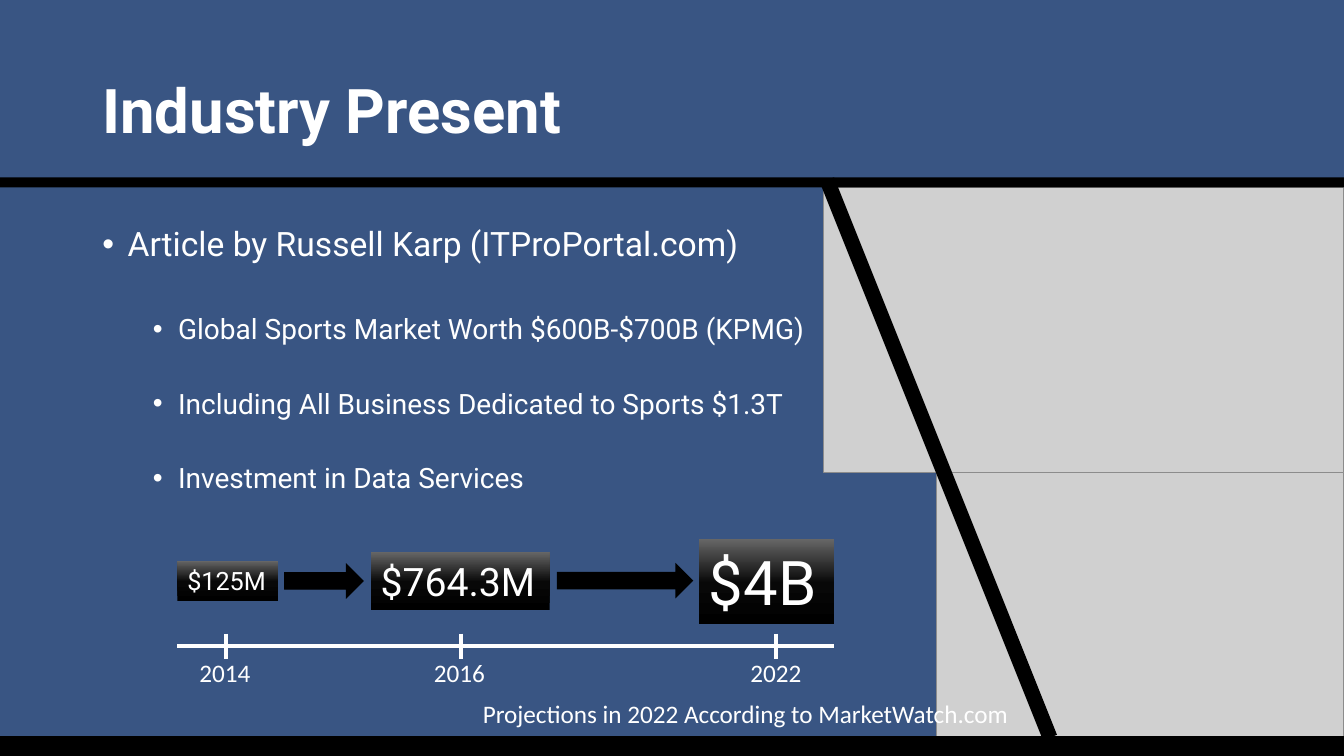
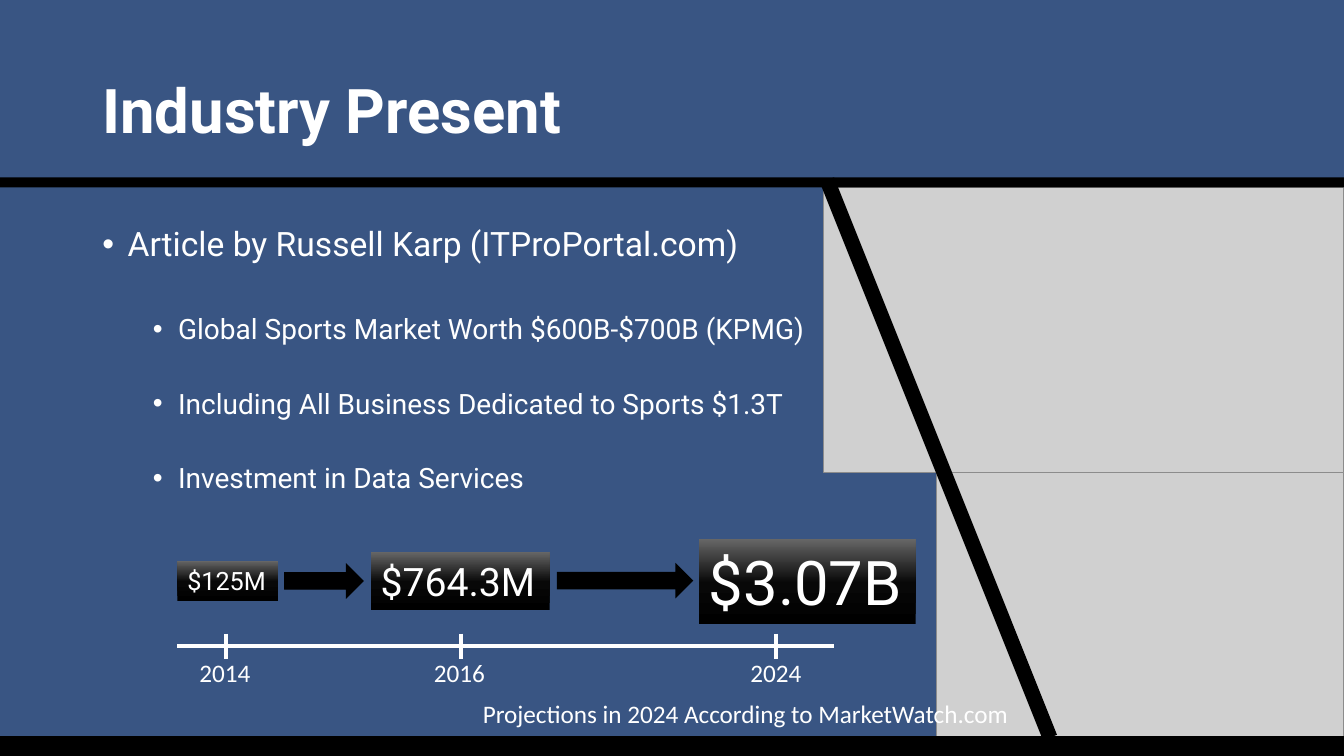
Before and after one commit to SuperMarioGiacomazzo/STOR538_WEBSITE, a slide deck: slide 8 of Slides/Sports Analytics 3/Sports_Analytics_3_Lecture.pptx. Drawn at 1344x756 pixels with LibreOffice and Linux fonts; fonts in the diff are those of the drawing; grey boxes stand for pictures. Boxes give left, top, right and bottom in pixels: in the first picture for what was removed or moved away, otherwise in the second. Text is boxed around its words. In the diff, an @@ line names an element or a change of style, - is before the commit and + after.

```diff
--- a/Slides/Sports Analytics 3/Sports_Analytics_3_Lecture.pptx
+++ b/Slides/Sports Analytics 3/Sports_Analytics_3_Lecture.pptx
@@ rectangle "$3.07B": place and size @@
-rectangle "$3.07B" at (699, 539, 834, 624)
+rectangle "$3.07B" at (699, 539, 915, 624)
@@ text in rectangle at (709, 549, 902, 611): text changed @@
-$4B
+$3.07B
@@ text at (750, 665, 801, 682): text changed @@
-2022
+2024
@@ text at (483, 702, 1007, 729): text changed @@
-Projections in 2022 According to MarketWatch.com
+Projections in 2024 According to MarketWatch.com
```
Also in this commit, not shown: 6 other slides changed, 1 slide removed, 3 other files.
